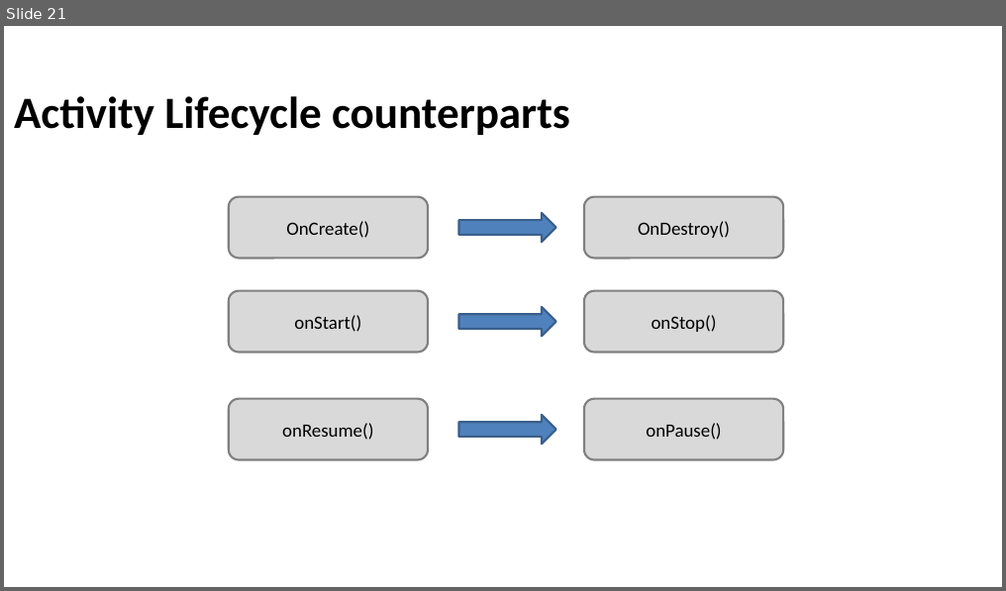
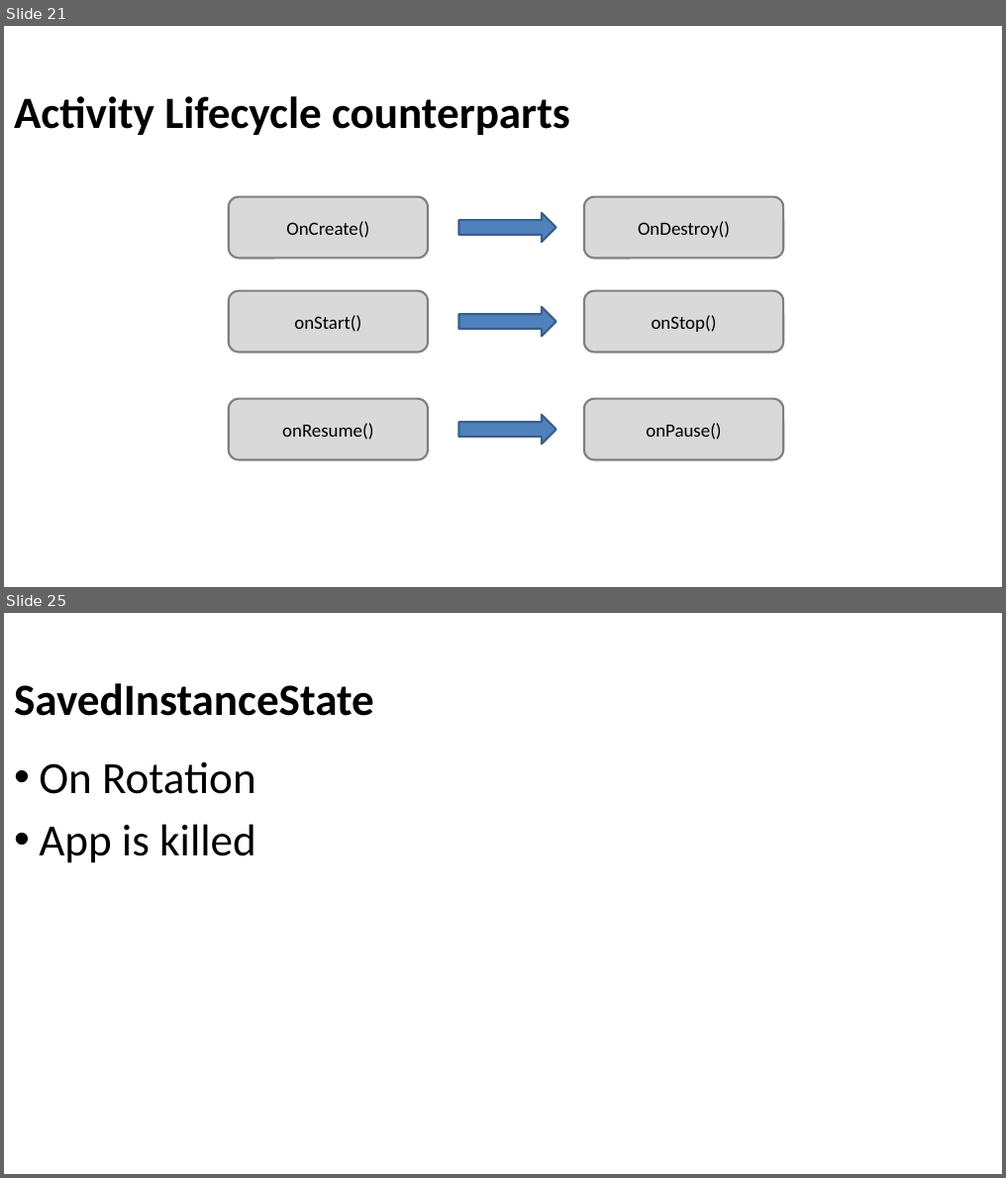
Before and after one commit to Batch-xx/Android-Lunch-Learn, a slide deck: slides/Android Studio_Activities_Fragments.pptx. Shown one above the other, each under a label of ours: slide 21 before the commit, slides 21 and 25 after it; the slides between them are not shown. The pictures are 1006x591 and 1006x1178 pixels, drawn with LibreOffice and Linux fonts; fonts in the diff are those of the drawing; background and template pictures are left out. Boxes give left, top, right and bottom in pixels: in the first picture for what was removed or moved away, otherwise in the second. Text is boxed around its words. In the diff, an @@ line names an element or a change of style, - is before the commit and + after.

```diff
--- a/slides/Android Studio_Activities_Fragments.pptx
+++ b/slides/Android Studio_Activities_Fragments.pptx
@@ slide 25 added at bbox=[4, 613, 1002, 1174], background picture (left out) @@
@@ title added at bbox=[14, 683, 374, 716], 43 pt, text #000000, bold @@
+SavedInstanceState
@@ text added at bbox=[39, 762, 256, 863], 43 pt, text #000000 @@
+• On Rotation
+• App is killed
```
Also in this commit, not shown: 7 slides changed, 3 other slides added, 2 other files.
